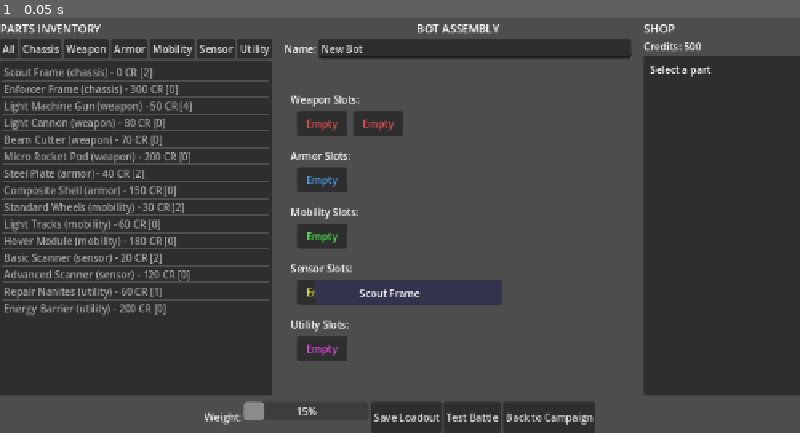
Above: before the commit, frame 1.
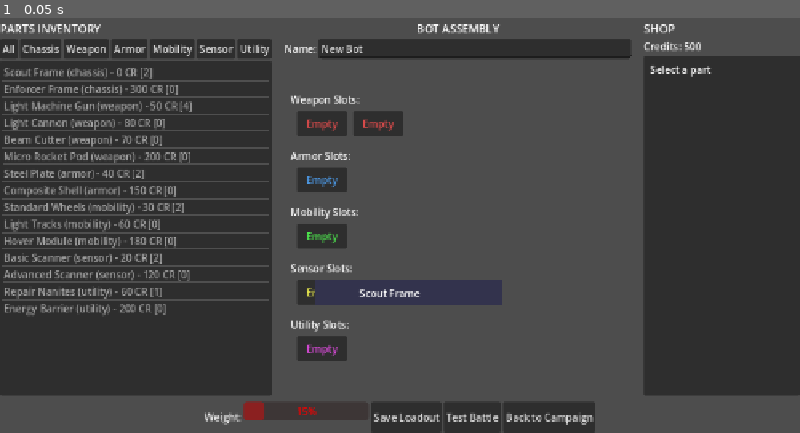
Above: after the commit, the same moment.

Repository: Ostn-DX/ironcore-arena
Game: Godot game, scene res://scenes/build_screen.tscn
The game is run twice, just before and just after one commit, with the same random seed, the same clock (stepped at 60 frames per second) and the same inputs. This scene is started directly instead of the project's main scene.
Inputs:
- Up to frame 1 (0.05 s): no input

The runs differ from the first frame. In frame 1, 0.2% of the frame differs, in the area x 30-40%, y 92-97%.
Error before the commit: Invalid assignment of property or key 'text' with value of type 'String' on a base object of type 'null instance'. (res://src/ui/build_screen.gd:329)

Commit message:
Fix build screen errors: weight bar label, DataLoader null check

Diff:
--- a/project/src/ui/build_screen.gd
+++ b/project/src/ui/build_screen.gd
@@ -203,7 +203,10 @@
 
 
 func _create_default_loadout() -> void:
-	# Start with a basic chassis
+	# Start with a basic chassis if DataLoader is ready
+	if not DataLoader:
+		return
+
 	var starter_chassis: Dictionary = DataLoader.get_part("chassis_light_t1")
 	if not starter_chassis.is_empty():
 		_equip_part(starter_chassis)
@@ -325,8 +328,9 @@
 	weight_bar.max_value = max_weight if max_weight > 0 else 100
 	weight_bar.value = current_weight
 
+	# Update weight bar text (built-in label)
 	var weight_text: String = "%.1f / %.1f kg" % [current_weight, max_weight]
-	weight_bar.get_child(0).text = weight_text if weight_bar.get_child_count() > 0 else ""
+	weight_bar.tooltip_text = weight_text
 
 	# Color based on weight
 	if current_weight > max_weight:
@@ -458,7 +462,7 @@
 		return
 
 	var cost: int = part.get("cost", 0)
-	var sell_price: int = cost / 2
+	var sell_price: int = cost / 2  # Integer division is intended
 
 	if GameState.remove_part(part_id):
 		GameState.add_credits(sell_price)
